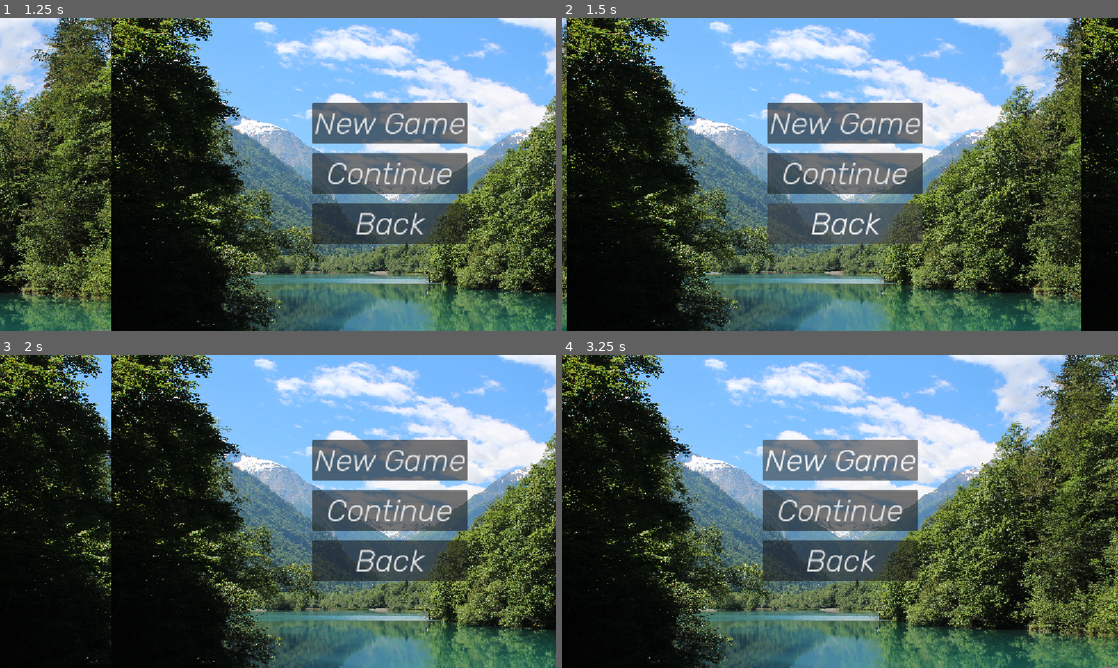
Above: before the commit, frames 1-4 (two rows, left to right).
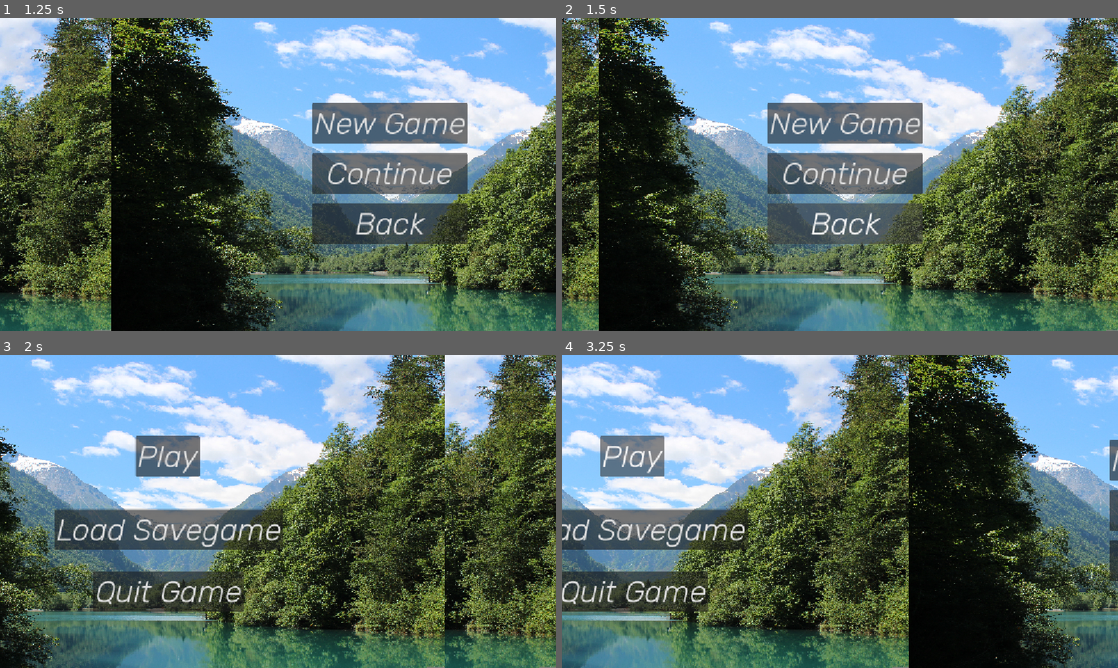
Above: after the commit, the same moments.

Repository: BAJ-Games/StoryGame
Game: Godot game, scene res://scenes/scene_manager.tscn
The game is run twice, just before and just after one commit, with the same random seed, the same clock (stepped at 60 frames per second) and the same inputs.
Inputs (mouse positions are in pixels of both pictures, inside the frame that each line leads up to):
- Up to frame 1 (1.25 s): click "Play" at 0.5 s
- Up to frame 2 (1.5 s): click "Back" at 1.25 s
- Up to frame 3 (2 s): no input
- Up to frame 4 (3.25 s): click "New Game" at 2 s; click (840, 461) at 2.75 s, where only the run before the commit has a clickable "New Game"

Frame 1 is identical in both runs. In frame 2, 10% of the frame differs, in the area x 0-100%, y 0-100%; in frame 3, 89%; in frame 4, 90%.

Commit message:
Add reverse transition when leaving play menu
Allow scene transitions to run in reverse, and use that direction when returning from the play menu to the start menu. Rename the unused process parameter to `_delta`.

Diff:
--- a/scenes/play_menu.gd
+++ b/scenes/play_menu.gd
@@ -7,7 +7,7 @@
 
 
 # Called every frame. 'delta' is the elapsed time since the previous frame.
-func _process(delta: float) -> void:
+func _process(_delta: float) -> void:
 	if Input.is_action_pressed("ui_cancel"):
 		back()
 
@@ -16,4 +16,4 @@
 	back()
 
 func back() -> void:
-	get_parent().change_scene_fluid("res://scenes/play_menu.tscn")
+	get_parent().change_scene_fluid("res://scenes/start_menu.tscn", true)
--- a/script/scene_manager.gd
+++ b/script/scene_manager.gd
@@ -2,7 +2,7 @@
 
 @onready var current_scene = $StartMenu
 
-func change_scene_fluid(next_scene_path: String):
+func change_scene_fluid(next_scene_path: String, reverse: bool = false):
 	# 1. Neue Szene laden und instanziieren
 	var next_scene_resource = load(next_scene_path)
 	var next_scene = next_scene_resource.instantiate()
@@ -13,14 +13,26 @@
 	# Bildschirmbreite ermitteln
 	var screen_width = get_viewport().get_visible_rect().size.x
 
+	var start_pos_next: float
+	var target_pos_current: float
+
+	if reverse:
+		# Für Wisch nach RECHTS (z.B. Zurück-Button):
+		start_pos_next = -screen_width    # Neue Szene startet links draußen
+		target_pos_current = screen_width # Alte Szene fliegt nach rechts raus
+	else:
+		# Für Wisch nach LINKS (Standard):
+		start_pos_next = screen_width     # Neue Szene startet rechts draußen
+		target_pos_current = -screen_width # Alte Szene fliegt nach links raus
+
 	# 2. Die neue Szene rechts außerhalb des sichtbaren Bereichs platzieren
-	next_scene.position.x = screen_width
+	next_scene.position.x = start_pos_next
 
 	# 3. Beide Szenen gleichzeitig per Tween nach links verschieben
 	var tween = create_tween().set_parallel(true) # Aktiviert simultane Animationen
 
 	# Alte Szene schiebt nach links raus
-	tween.tween_property(current_scene, "position:x", -screen_width, 1.0)\
+	tween.tween_property(current_scene, "position:x", target_pos_current, 1.0)\
 		.set_trans(Tween.TRANS_QUAD).set_ease(Tween.EASE_IN_OUT)
 
 	# Neue Szene schiebt von rechts rein
